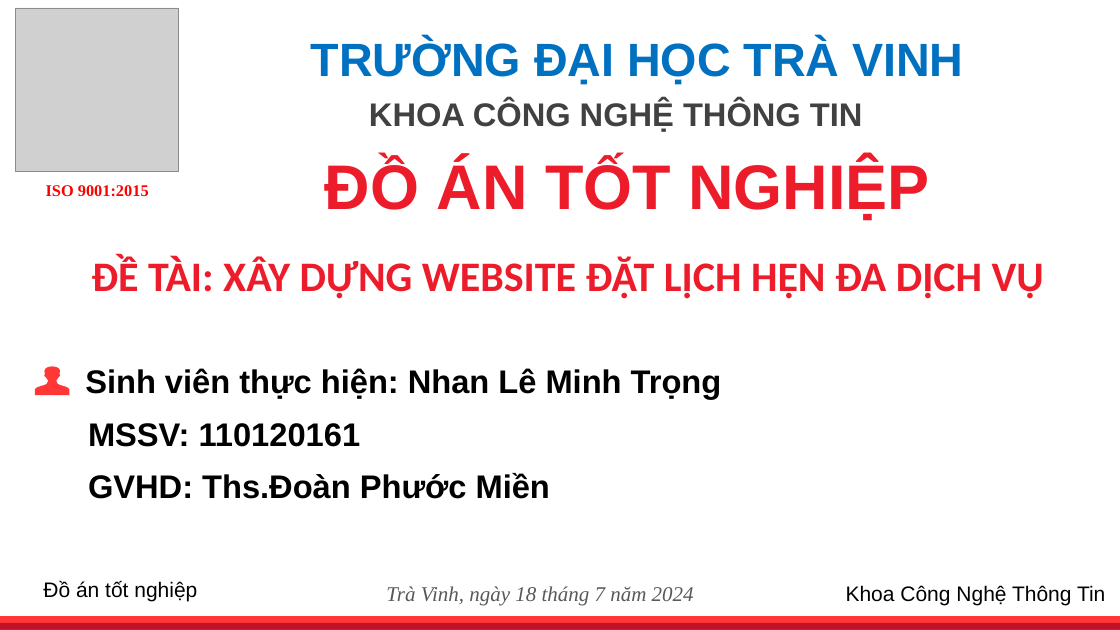
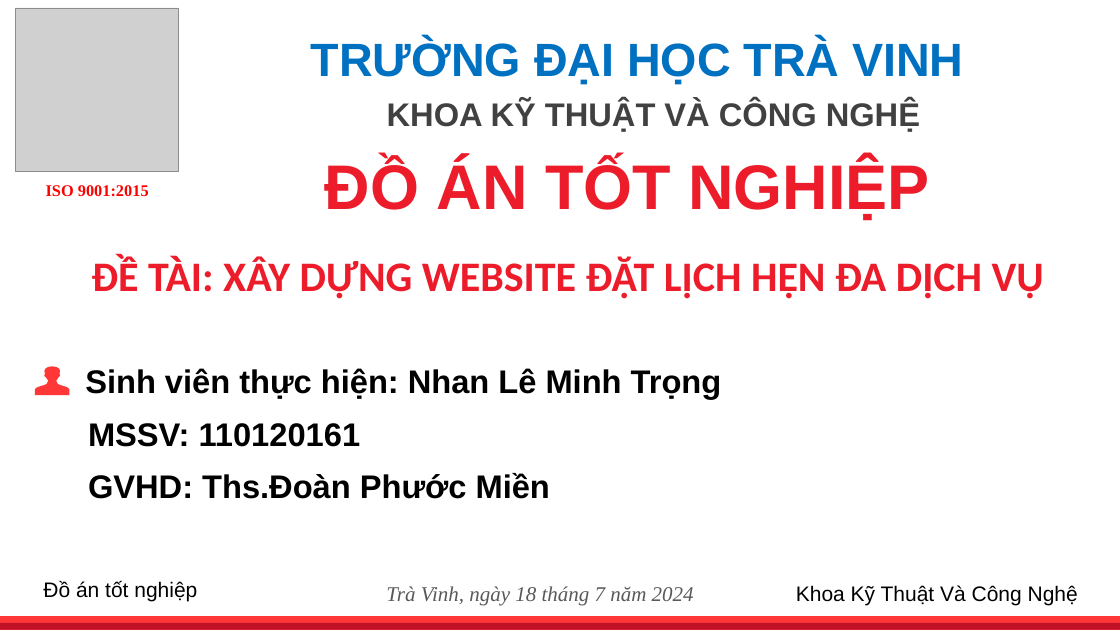
Before and after one commit to minhtrongtv1/tn-da20ttb-110120161-nhanleminhtrong-datlichhenddv, a slide deck: slide 1 of docs/110120161-Nhan Le Minh Trong-KLTN.pptx. Drawn at 1120x630 pixels with LibreOffice and Linux fonts; fonts in the diff are those of the drawing; grey boxes stand for pictures. Boxes give left, top, right and bottom in pixels: in the first picture for what was removed or moved away, otherwise in the second. Text is boxed around its words. In the diff, an @@ line names an element or a change of style, - is before the commit and + after.

```diff
--- a/docs/110120161-Nhan Le Minh Trong-KLTN.pptx
+++ b/docs/110120161-Nhan Le Minh Trong-KLTN.pptx
@@ text at box(387, 100, 920, 132): text changed @@
-KHOA CÔNG NGHỆ THÔNG TIN
+KHOA KỸ THUẬT VÀ CÔNG NGHỆ
@@ text at box(796, 585, 1078, 605): text changed @@
-Khoa Công Nghệ Thông Tin
+Khoa Kỹ Thuật Và Công Nghệ
```
Also in this commit, not shown: 1 slide removed, 3 other files.
